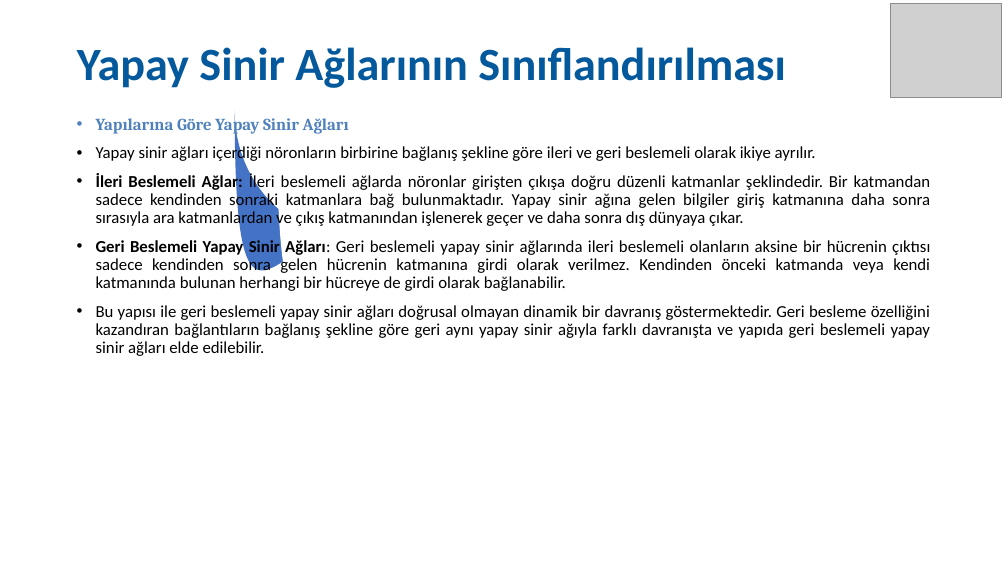
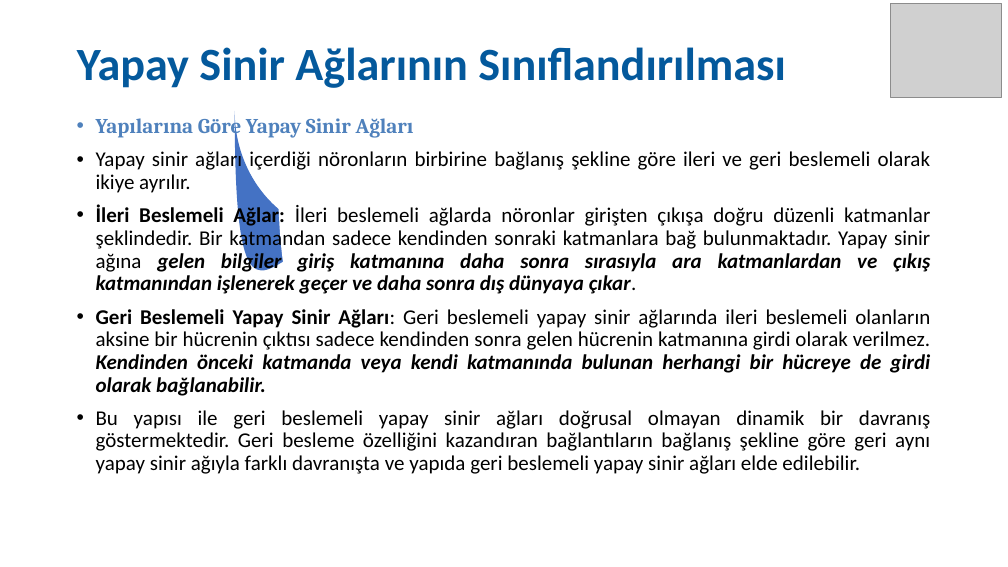
Before and after one commit to SevdanurGENC/Artificial-Neural-Networks-Lecture-Notes, a slide deck: slide 14 of Notes/01. Bolum - Yapay Sinir Aglari.ppt (slide 13 before the commit). Drawn at 1008x567 pixels with LibreOffice and Linux fonts; fonts in the diff are those of the drawing; grey boxes stand for pictures. Boxes give left, top, right and bottom in pixels: in the first picture for what was removed or moved away, otherwise in the second. Text is boxed around its words. In the diff, an @@ line names an element or a change of style, - is before the commit and + after.

```diff
--- a/Notes/01. Bolum - Yapay Sinir Aglari.ppt
+++ b/Notes/01. Bolum - Yapay Sinir Aglari.ppt
@@ text "Yapılarına Göre Yapay Sinir Ağları" at [96, 115, 930, 474]: size 16 to 20 pt; bold on, italic on in "gelen bilgiler giriş katmanına daha sonra sırasıyla ...", "Kendinden önceki katmanda veya kendi katmanında bulunan ..." @@
```
Also in this commit, not shown: 20 other slides changed, 1 slide added.
